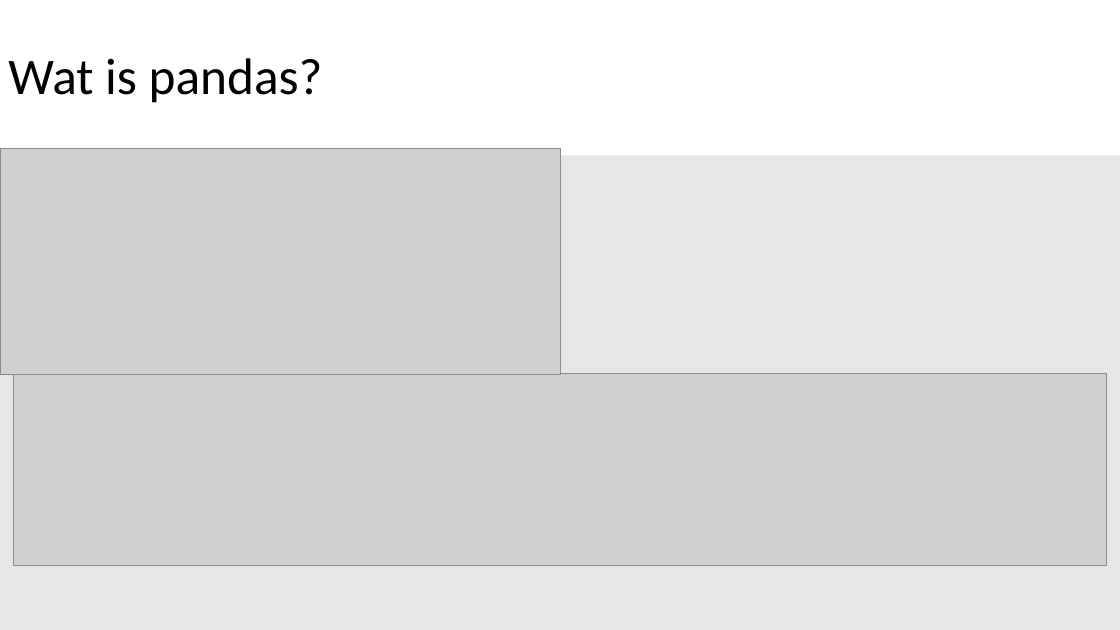
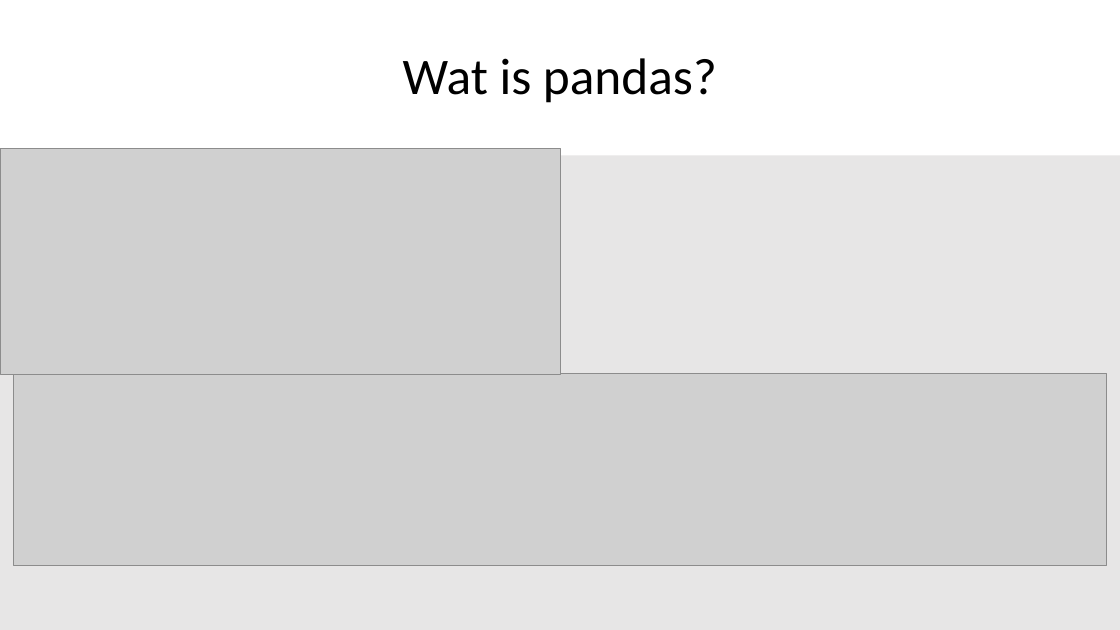
Before and after one commit to SandervandenOord/pandas_training, a slide deck: slide 6 of Pandas_Training_Slides.pptx. Drawn at 1120x630 pixels with LibreOffice and Linux fonts; fonts in the diff are those of the drawing; grey boxes stand for pictures. Boxes give left, top, right and bottom in pixels: in the first picture for what was removed or moved away, otherwise in the second. Text is boxed around its words. In the diff, an @@ line names an element or a change of style, - is before the commit and + after.

```diff
--- a/Pandas_Training_Slides.pptx
+++ b/Pandas_Training_Slides.pptx
@@ title "Wat is pandas?" at bbox=[0, 0, 1120, 155]: alignment left to centre @@
```
Also in this commit, not shown: 4 other slides changed, 3 slides added, 1 slide removed.
